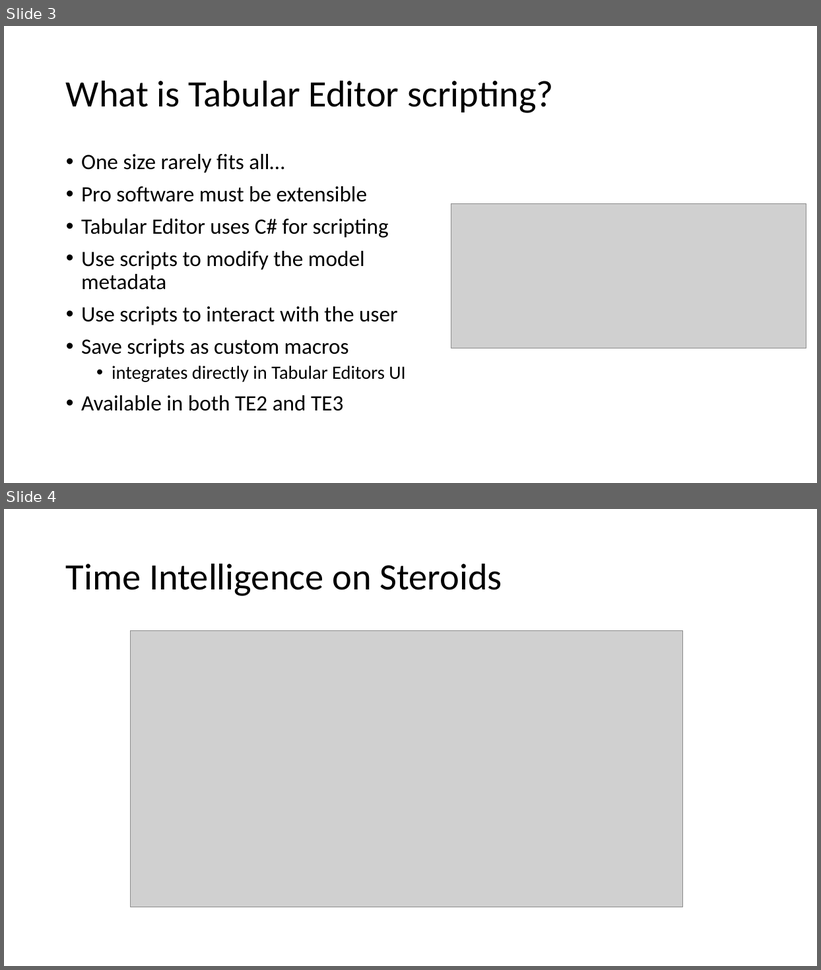
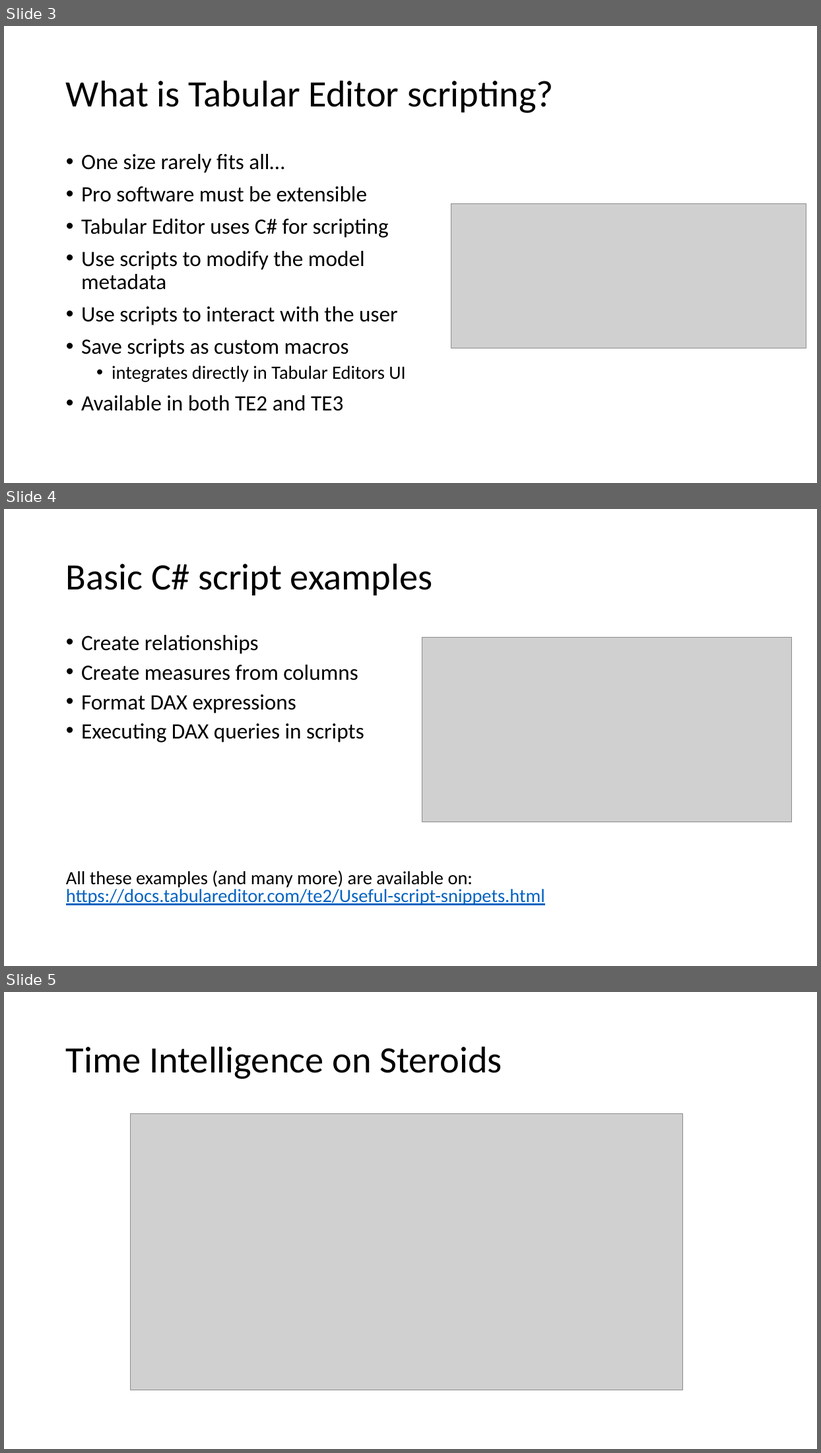
Before and after one commit to otykier/training, a slide deck: Singapore UG 2025/Tabular Editor scripting magic/Tabular Editor Scripting Magic.pptx. Shown one above the other, each under a label of ours: slides 3 and 4 before the commit, slides 3, 4 and 5 after it. The pictures are 821x970 and 821x1453 pixels, drawn with LibreOffice and Linux fonts; fonts in the diff are those of the drawing; grey boxes stand for pictures. Boxes give left, top, right and bottom in pixels: in the first picture for what was removed or moved away, otherwise in the second. Text is boxed around its words. In the diff, an @@ line names an element or a change of style, - is before the commit and + after.

```diff
--- a/Singapore UG 2025/Tabular Editor scripting magic/Tabular Editor Scripting Magic.pptx
+++ b/Singapore UG 2025/Tabular Editor scripting magic/Tabular Editor Scripting Magic.pptx
@@ slide 4 added at <box>4,509,817,966</box>, background #FFFFFF @@
@@ title added at <box>66,563,433,595</box>, 44 pt, text #000000 @@
+Basic C# script examples
@@ text added at <box>66,635,545,906</box>, 22.2 pt, text #000000 @@
+• Create relationships
+• Create measures from columns
+• Format DAX expressions
+• Executing DAX queries in scripts
+All these examples (and many more) are available on:
+https://docs.tabulareditor.com/te2/Useful-script-snippets.html
@@ picture added at <box>422,638,792,823</box> @@
@@ what was slide 4 is now slide 5 @@
```
Also in this commit, not shown: 1 slide changed, 42 other files.
